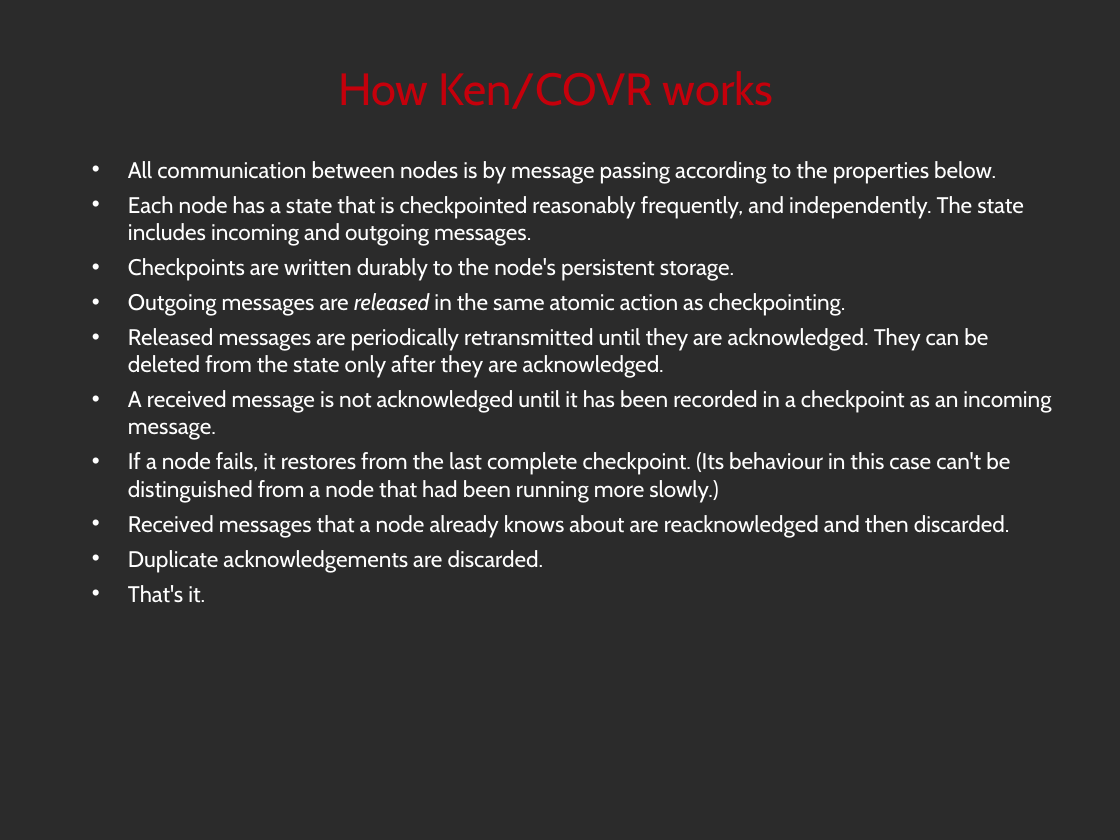
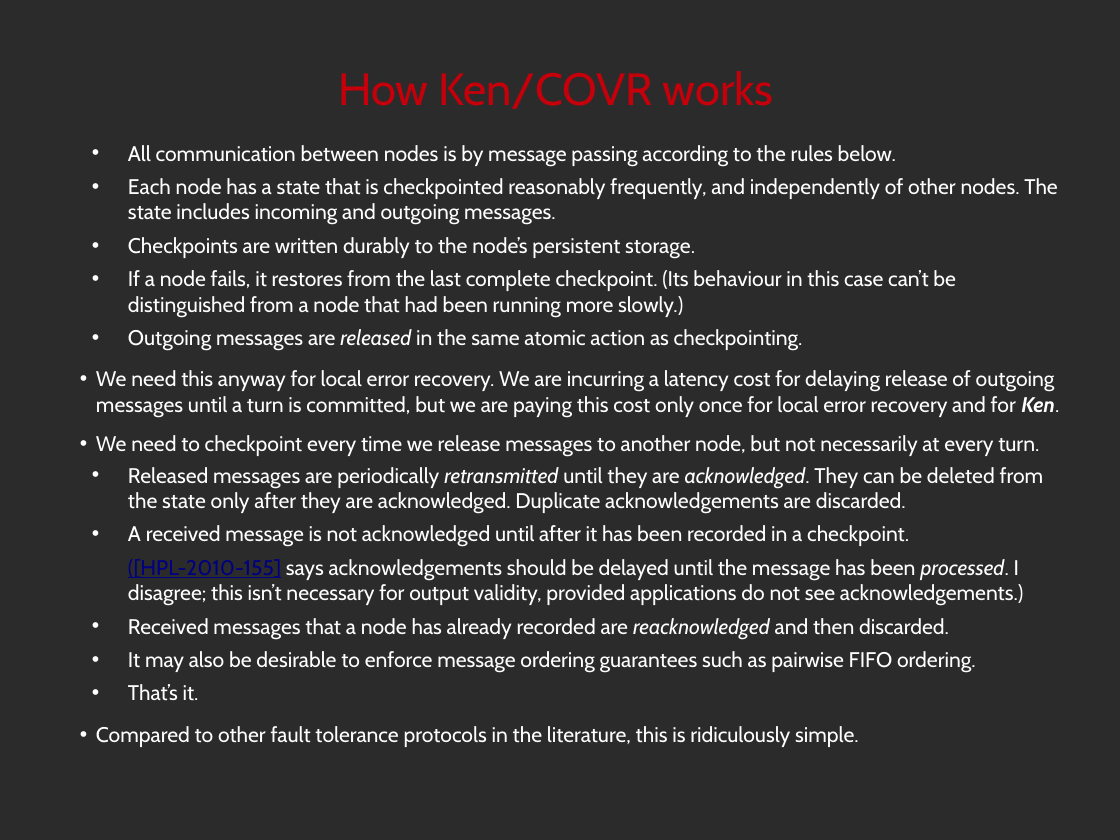
Before and after one commit to noether-lang/noether, a slide deck: slide 36 of doc/presentations/StrangeLoop2014/handling.odp (slide 37 before the commit). Drawn at 1120x840 pixels with LibreOffice and Linux fonts; fonts in the diff are those of the drawing; background and template pictures are left out; a plain dark background stands for a picture behind light text. Boxes give left, top, right and bottom in pixels: in the first picture for what was removed or moved away, otherwise in the second. Text is boxed around its words. In the diff, an @@ line names an element or a change of style, - is before the commit and + after.

```diff
--- a/doc/presentations/StrangeLoop2014/handling.odp
+++ b/doc/presentations/StrangeLoop2014/handling.odp
@@ text "All communication between nodes is ...": place and size @@
-text "All communication between nodes is ..." at [128,161,1051,603]
+text "All communication between nodes is ..." at [96,145,1059,747]
@@ text at [128,145,1057,318]: text changed; size 16 to 15 pt @@
-• All communication between nodes is by message passing according to the properties below.
-• Each node has a state that is checkpointed reasonably frequently, and independently. The state includes incoming and outgoing messages.
-• Checkpoints are written durably to the node's persistent storage.
+• All communication between nodes is by message passing according to the rules below.
+• Each node has a state that is checkpointed reasonably frequently, and independently of other nodes. The state includes incoming and outgoing messages.
+• Checkpoints are written durably to the node’s persistent storage.
+• If a node fails, it restores from the last complete checkpoint. (Its behaviour in this case can’t be distinguished from a node that had been running more slowly.)
@@ text at [128,329,803,351]: size 16 to 15 pt in "Outgoing messages are released in the same ..." @@
@@ text at [96,370,1059,747]: text changed; size 16 to 15 pt @@
-• Released messages are periodically retransmitted until they are acknowledged. They can be deleted from the state only after they are acknowledged.
-• A received message is not acknowledged until it has been recorded in a checkpoint as an incoming message.
-• If a node fails, it restores from the last complete checkpoint. (Its behaviour in this case can't be distinguished from a node that had been running more slowly.)
-• Received messages that a node already knows about are reacknowledged and then discarded.
-• Duplicate acknowledgements are discarded.
-• That's it.
+  • We need this anyway for local error recovery. We are incurring a latency cost for delaying release of outgoing messages until a turn is committed, but we are paying this cost only once for local error recovery and for Ken.
+  • We need to checkpoint every time we release messages to another node, but not necessarily at every turn.
+• Released messages are periodically retransmitted until they are acknowledged. They can be deleted from the state only after they are acknowledged. Duplicate acknowledgements are discarded.
+• A received message is not acknowledged until after it has been recorded in a checkpoint.
+([HPL-2010-155] says acknowledgements should be delayed until the message has been processed. I disagree; this isn’t necessary for output validity, provided applications do not see acknowledgements.)
+• Received messages that a node has already recorded are reacknowledged and then discarded.
+• It may also be desirable to enforce message ordering guarantees such as pairwise FIFO ordering.
+• That’s it.
+  • Compared to other fault tolerance protocols in the literature, this is ridiculously simple.
```
Also in this commit, not shown: 31 other slides changed, 4 slides added, 3 slides removed, 3 other files.
